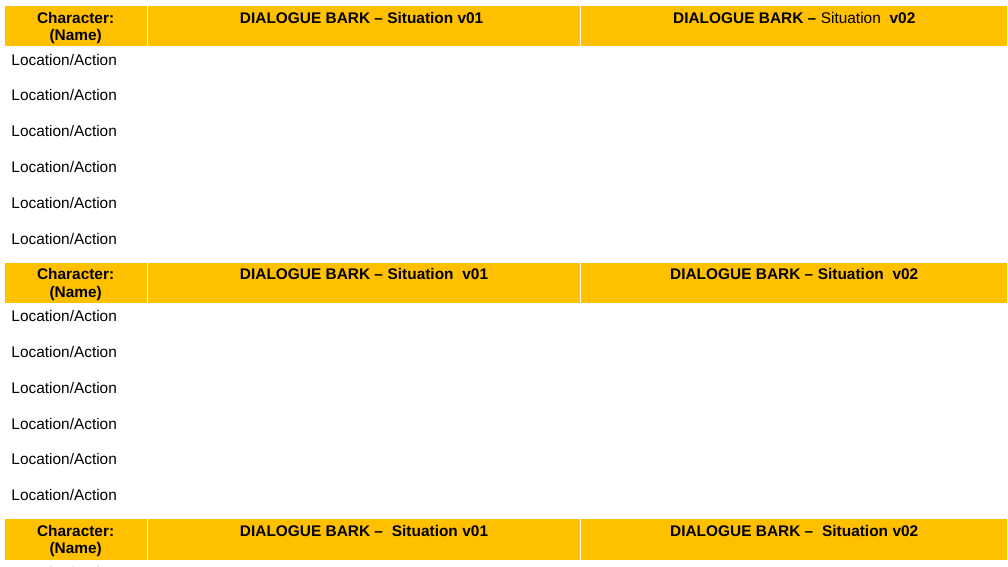
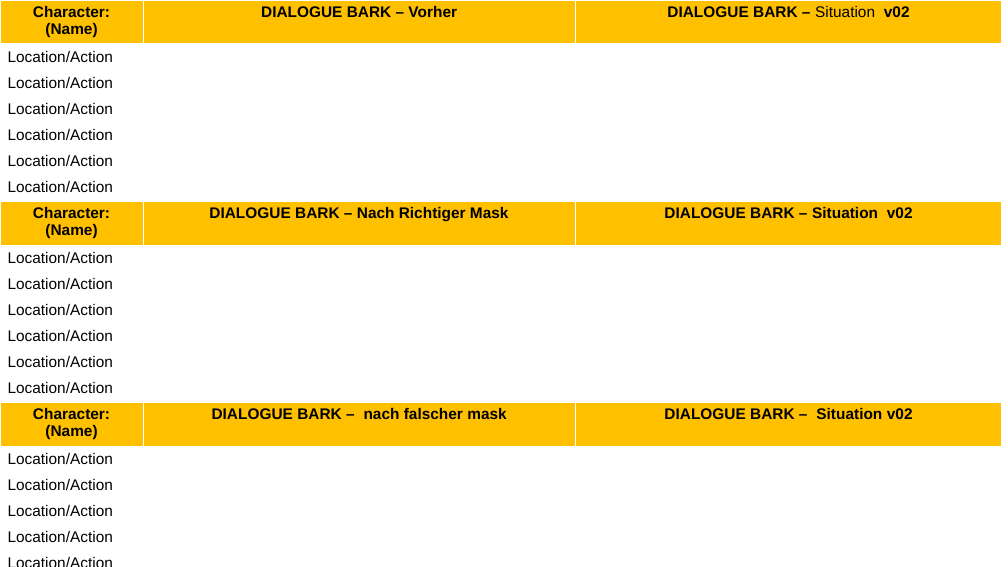
Before and after one commit to E1kari/Game-Jaaaam, a slide deck: slide 6 of Design Stuff/Vorlagen/Character Design Sheet.pptx (slide 8 before the commit). Drawn at 1008x567 pixels with LibreOffice and Linux fonts; fonts in the diff are those of the drawing. Boxes give left, top, right and bottom in pixels: in the first picture for what was removed or moved away, otherwise in the second. Text is boxed around its words. In the diff, an @@ line names an element or a change of style, - is before the commit and + after.

```diff
--- a/Design Stuff/Vorlagen/Character Design Sheet.pptx
+++ b/Design Stuff/Vorlagen/Character Design Sheet.pptx
@@ table at [0,0,1002,567] @@
-row 1, column 2: DIALOGUE BARK – Situation v01
+row 1, column 2: DIALOGUE BARK – Vorher
-row 8, column 2: DIALOGUE BARK – Situation v01
+row 8, column 2: DIALOGUE BARK – Nach Richtiger Mask
-row 15, column 2: DIALOGUE BARK – Situation v01
+row 15, column 2: DIALOGUE BARK – nach falscher mask
@@ table: place and size @@
-table at [4,6,1008,561]
+table at [0,0,1002,567]
@@ rectangle added at [0,547,1008,567], fill #FFFFFF, outline #FFFFFF 2 pt @@
```
Also in this commit, not shown: 2 other slides changed, 2 slides removed.
